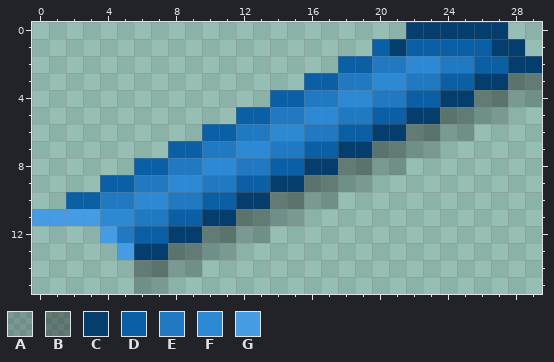
Pixel-art file, stored at Assets/Sprites/Environment/Walls/Roofs/.RoofLiner.aseprite. This is how it looked before the edit.
30x16 pixels, 1 frame.
Palette (. is transparent): A #00000031  B #00000059  C #053e6d  D #0b60a5  E #2179c1  F #2e89d4  G #459ce3
Pixels before, first column x 0:
 0 ......................CCCCCC..
 1 ....................DCDDDDDCC.
 2 ..................DDEEFFEEDDCC
 3 ................DDEEFFEEDDCCBB
 4 ..............DDEEFFEEDDCCBBAA
 5 ............DDEEFFEEDDCCBBAA..
 6 ..........DDEEFFEEDDCCBBAA....
 7 ........DDEEFFEEDDCCBBAA......
 8 ......DDEEFFEEDDCCBBAA........
 9 ....DDEEFFEEDDCCBBAA..........
10 ..DDEEFFEEDDCCBBAA............
11 GGGGFFEEDDCCBBAA..............
12 ....GEDDCCBBAA................
13 .....GCCBBAA..................
14 ......BBAA....................
15 ......AA......................
New version:
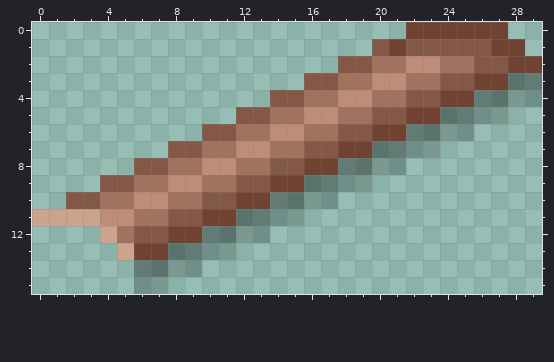
Changes in this commit:
Colour C changes from #053e6d to #6f4232.
Colour D changes from #0b60a5 to #835846.
Colour E changes from #2179c1 to #a1725d.
Colour F changes from #2e89d4 to #bf8c79.
Colour G changes from #459ce3 to #cca38c.
Changed places in both pictures, as pixel boxes (x1, y1, x2, y2):
changed: (32, 22, 542, 260)
